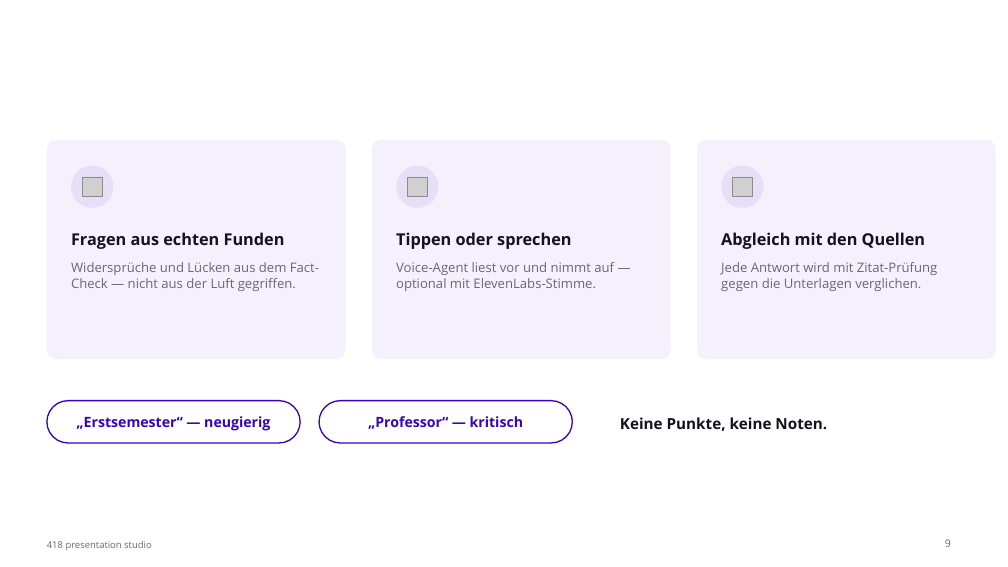
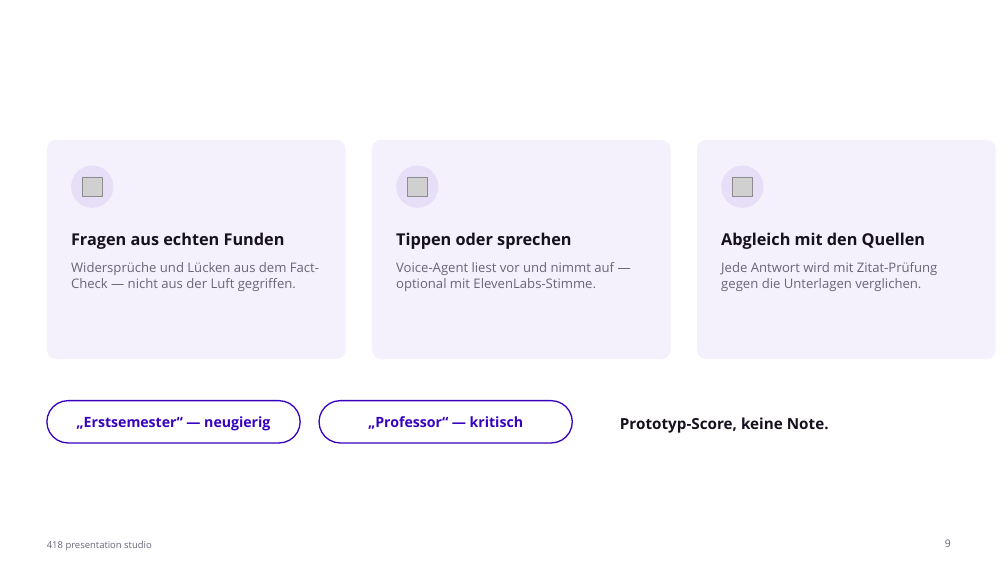
Before and after one commit to johannes3502/hackathon-fulda, a slide deck: slide 9 of pitch/PitchPractice-Pitch.pptx. Drawn at 1008x567 pixels with LibreOffice and Linux fonts; fonts in the diff are those of the drawing; grey boxes stand for pictures. Boxes give left, top, right and bottom in pixels: in the first picture for what was removed or moved away, otherwise in the second. Text is boxed around its words. In the diff, an @@ line names an element or a change of style, - is before the commit and + after.

```diff
--- a/pitch/PitchPractice-Pitch.pptx
+++ b/pitch/PitchPractice-Pitch.pptx
@@ text at bbox=[620, 417, 829, 433]: text changed @@
-Keine Punkte, keine Noten.
+Prototyp-Score, keine Note.
```
Also in this commit, not shown: 7 other slides changed, 14 other files.
